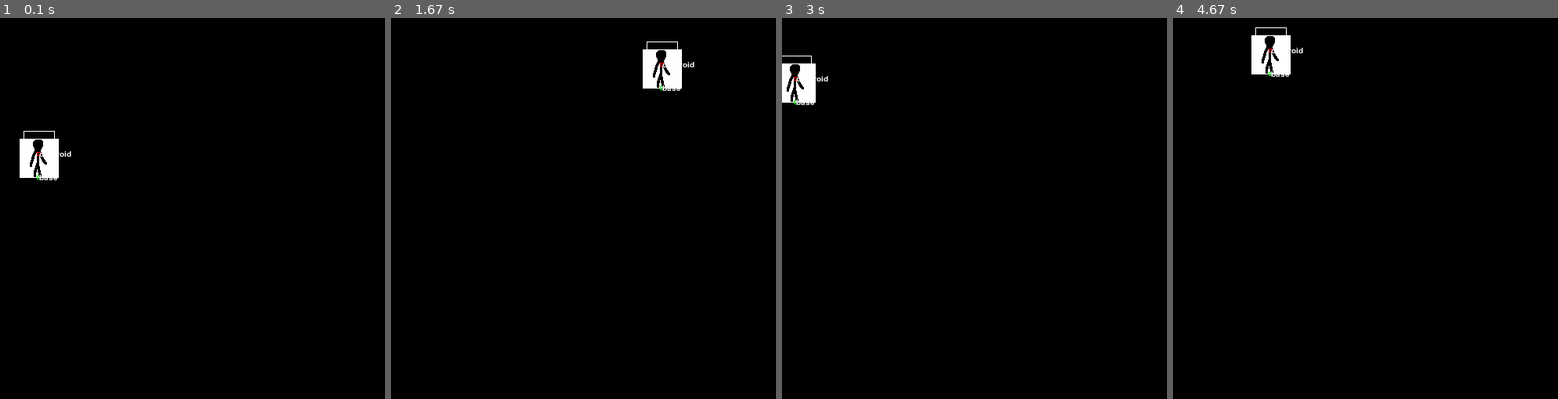
Above: before the commit, frames 1-4 (left to right).
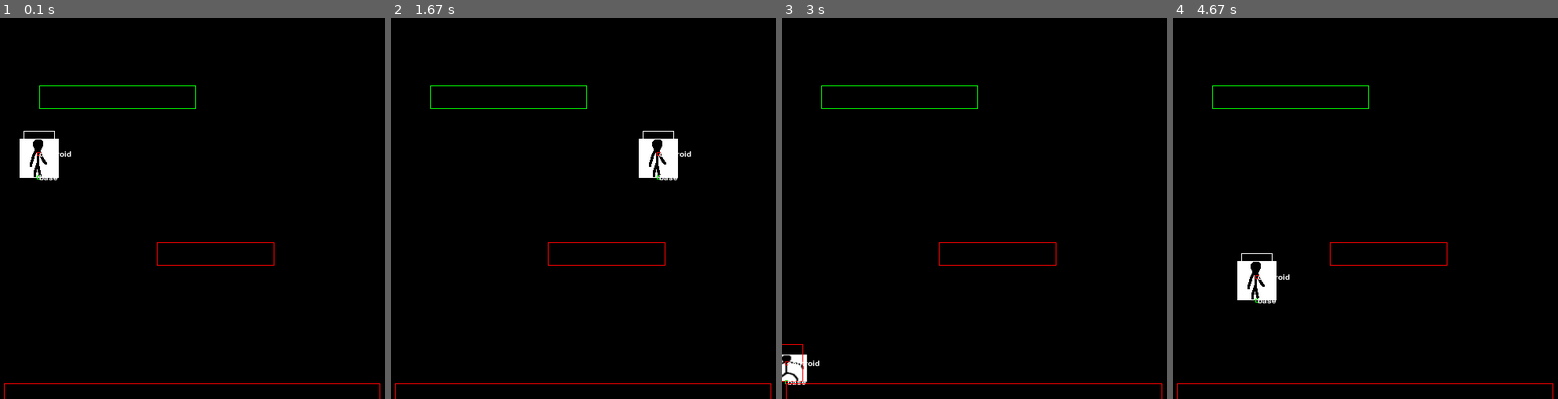
Above: after the commit, the same moments.

Repository: binnev/pygame_sandbox
Game: pygame game, started from tutorial/sandbox.py
Two runs of this game, one before a commit and one after it. Both use one fixed random seed, a clock stepped at 60 frames per second and the inputs below.
Inputs:
- Up to frame 1 (0.1 s): no input
- Up to frame 2 (1.67 s): tap Space at 0.33, 0.73, 1.03, 1.23, 1.53 s; hold Right 0.67-1.13 s; hold Right 1.17-1.63 s
- Up to frame 3 (3 s): hold Left 1.67-2.2 s; tap Space at 1.73, 2.03, 2.3, 2.63, 2.93 s; hold Down 2.23-2.53 s; hold Left 2.57-2.97 s
- Up to frame 4 (4.67 s): hold Right 3-3.63 s; tap Space at 3.07, 3.37, 3.73, 4.13, 4.43, 4.63 s; hold Down 3.67-4.03 s; hold Left 4.07-4.53 s; hold Right from 4.57 s (still down)

The runs differ from the first frame. In frame 1, 0.6% of the frame differs, in the area x 1-99%, y 17-100%; in frame 2, 2.5%; in frame 3, 1.8%; in frame 4, 2.5%, in the area x 1-99%, y 2-100%.

Commit message:
Platforms implemented.

Diff:
--- a/tutorial/conf.py
+++ b/tutorial/conf.py
@@ -2,7 +2,6 @@
 
 SCREEN_WIDTH = 500
 SCREEN_HEIGHT = 500
-FLOOR_HEIGHT = 500
 
 # key mapping
 class Keys:
--- a/tutorial/objects.py
+++ b/tutorial/objects.py
@@ -3,7 +3,7 @@
 import pygame
 
 from tutorial import states
-from tutorial.conf import SCREEN_WIDTH, SCREEN_HEIGHT, FLOOR_HEIGHT, Keys
+from tutorial.conf import SCREEN_WIDTH, SCREEN_HEIGHT, Keys
 """
 Try shapely: https://shapely.readthedocs.io/en/latest/manual.html
 For intersections of hitboxes, hurtboxes, etc
@@ -65,14 +65,18 @@
 Point = namedtuple("Point", ["x", "y"])
 
 
-class Platform:
-
-    def __init__(self, width, height, can_fall_through, rect):
+class Platform(pygame.Rect):
+
+    def __init__(self, *args, can_fall_through=True, **kwargs):
+        super().__init__(*args, **kwargs)
         self.can_fall_through = can_fall_through
-        self.rect = rect
 
     def draw(self, window):
-        pygame.draw.rect(window, self.color, self.rect, 1)
+        pygame.draw.rect(window, self.color, self, 1)
+
+    @property
+    def color(self):
+        return (0, 255, 0) if self.can_fall_through else (255, 0, 0)
 
 
 class Thing:
@@ -86,7 +90,8 @@
     fall_acceleration = 2
     _fall_speed = 5
     fastfall_multiplier = 2.5
-    jump_power = 40
+    aerial_jumps = 2
+    jump_power = 20
     jumpsquat_frames = 4
     _friction = 0.1
     air_resistance = 0.05
@@ -112,8 +117,10 @@
     fastfall = None
     frames_elapsed = None
     jumpsquat_frames_elapsed = None
-
-    def __init__(self, x, y, height, width, u=None, v=None):
+    aerial_jumps_used = 0
+
+    def __init__(self, x, y, height, width, level, u=None, v=None):
+        self.level = level
         self.x = x
         self.y = y
         self.u = u if u else 0
@@ -167,15 +174,18 @@
         return self._height
 
     def update(self, keys, window):
-        self.handle_state(keys)  # respond to keypresses first
+        # todo: implement a state watcher that automatically resets frames_elapsed to zero
+        #  when object changes state.
+        self.keys = keys
+        self.handle_state()  # respond to keypresses first
         self.handle_physics()
         self.enforce_screen_limits()
         self.debug_print()
         self.draw(window)
 
-    def handle_state(self, keys):
+    def handle_state(self):
         func = self.state_lookup[self.state]
-        func(keys)
+        func()
 
     def handle_physics(self):
         # update position
@@ -201,6 +211,7 @@
         if self.y > SCREEN_HEIGHT:
             self.y = SCREEN_HEIGHT
             self.v = 0
+            self.state = states.STAND
 
     def debug_print(self):
         print(
@@ -212,6 +223,7 @@
             f"u = {self.u:.2f},",
             f"v = {self.v:.2f},",
             f"friction = {self.friction:.2f},",
+            f"aerial_jumps_used = {self.aerial_jumps_used}",
             f"jumpsquat_frames_elapsed = {self.jumpsquat_frames_elapsed}",
             f"frames_elapsed = {self.frames_elapsed}",
         )
@@ -266,25 +278,43 @@
 
     @property
     def airborne(self):
-        # todo: make this check for contact with all platforms
-        return self.base.y < FLOOR_HEIGHT
+        # todo: optimise this logic
+        # todo: add in clause to only land on platforms when moving downwards
+        # todo: prevent clipping through solid platforms. Should go somewhere else really.
+        for platform in self.level.platforms:
+            # is self within the horizontal bounds of the platform
+            # and is self.base.y within a few pixels of the top of the platform?
+            # then we're standing on the platform.
+            if (platform.left <= self.x <= platform.right
+                and platform.top -3 <= self.base.y <= platform.top + 3
+                and self.v >= 0  # moving downwards
+            ):
+                # if the platform is drop-through-able and the down key is pressed
+                if platform.can_fall_through and self.keys[Keys.DOWN]:
+                    return True
+                else:
+                    self.aerial_jumps_used = 0  # reset double jump counter
+                    return False
+        return True
 
     # ========================= state functions ================================
 
-    def state_stand(self, keys):
-        if keys[Keys.JUMP]:  # enter jumpsquat
+    def state_stand(self):
+        if self.keys[Keys.JUMP]:  # enter jumpsquat
             self.enter_jumpsquat()
-        if keys[Keys.DOWN]:  # enter squat
+        if self.keys[Keys.DOWN]:  # enter squat
             self.state = states.SQUAT
-        if keys[Keys.LEFT] or keys[Keys.RIGHT]:
+        if self.keys[Keys.LEFT] or self.keys[Keys.RIGHT]:
             self.state = states.RUN
             self.frames_elapsed = 0
+        if self.airborne:  # e.g. by walking off the edge of a platform
+            self.state = states.FALL
 
     def enter_jumpsquat(self):
         self.state = states.JUMPSQUAT
         self.jumpsquat_frames_elapsed = 0
 
-    def state_jumpsquat(self, keys):
+    def state_jumpsquat(self):
         self.jumpsquat_frames_elapsed += 1
         # if end of jumpsquat reached, begin jump
         if self.jumpsquat_frames_elapsed == self.jumpsquat_frames:
@@ -296,8 +326,9 @@
         self.v = -self.jump_power
         self.state = states.FALL
         self.fastfall = False
-
-    def state_fall(self, keys):
+        self.frames_elapsed = 0
+
+    def state_fall(self):
         # update vertical position
         # if moving downwards faster than fall speed
         if self.v > 0 and abs(self.v) > self.fall_speed:
@@ -306,15 +337,22 @@
             self.v += self.fall_acceleration
 
         # update horizontal position
-        if keys[Keys.LEFT]:
+        if self.keys[Keys.LEFT]:
             self.u -= self.air_acceleration
-        if keys[Keys.RIGHT]:
+        if self.keys[Keys.RIGHT]:
             self.u += self.air_acceleration
         if abs(self.u) > self.air_speed:
             self.u = sign(self.u) * self.air_speed
 
+        # double-jump todo: time limit on repeated double jumps
+        if (self.keys[Keys.JUMP] and
+                self.aerial_jumps_used < self.aerial_jumps and
+                self.frames_elapsed > 10):  # fixme don't hard-code this stuff
+            self.enter_jump()
+            self.aerial_jumps_used += 1
+
         # fastfall if moving downwards
-        if keys[Keys.DOWN] and self.v > 0:
+        if self.keys[Keys.DOWN] and self.v > 0:
             self.fastfall = True
             self.v = self.fall_speed
 
@@ -322,25 +360,27 @@
             self.state = states.STAND
             self.v = 0
 
-    def state_squat(self, keys):
-        if keys[Keys.JUMP]:
+        self.frames_elapsed += 1
+
+    def state_squat(self):
+        if self.keys[Keys.JUMP]:
             self.enter_jumpsquat()
         # if squat key released, exit squat state
-        if not keys[Keys.DOWN]:
+        if not self.keys[Keys.DOWN]:
             self.state = states.STAND
 
-    def state_run(self, keys):
-        if not keys[Keys.LEFT] and not keys[Keys.RIGHT]:
+    def state_run(self):
+        if not self.keys[Keys.LEFT] and not self.keys[Keys.RIGHT]:
             self.state = states.STAND
-        if keys[Keys.LEFT]:
+        if self.keys[Keys.LEFT]:
             self.u -= self.ground_acceleration
-        if keys[Keys.RIGHT]:
+        if self.keys[Keys.RIGHT]:
             self.u += self.ground_acceleration
         if abs(self.u) > self.ground_speed:  # enforce run speed
             self.u = sign(self.u) * self.ground_speed
-        if keys[Keys.JUMP]:
+        if self.keys[Keys.JUMP]:
             self.enter_jumpsquat()
-        if keys[Keys.DOWN]:
+        if self.keys[Keys.DOWN]:
             self.state = states.SQUAT
 
         self.frames_elapsed += 1  # animate sprite
--- a/tutorial/sandbox.py
+++ b/tutorial/sandbox.py
@@ -1,7 +1,7 @@
 import pygame
 
 from tutorial.conf import SCREEN_WIDTH, SCREEN_HEIGHT
-from tutorial.objects import Thing
+from tutorial.objects import Thing, Platform
 
 pygame.init()
 
@@ -9,7 +9,16 @@
 window = pygame.display.set_mode((SCREEN_WIDTH, SCREEN_HEIGHT))
 pygame.display.set_caption("Hello World")
 
-thing = Thing(x=50, y=200, width=40, height=60)
+class Level:
+    pass
+
+level = Level()
+level.platforms = [
+    Platform([50, 100, 200, 30], can_fall_through=True),
+    Platform([200, 300, 150, 30], can_fall_through=False),
+    Platform([5, 480, 480, 30], can_fall_through=False),
+]
+thing = Thing(x=50, y=200, width=40, height=60, level=level)
 
 run = True
 while run:
@@ -28,6 +37,8 @@
 
     window.fill((0, 0, 0))
     thing.update(keys, window)
+    for platform in level.platforms:
+        platform.draw(window)
     pygame.display.update()
 
 pygame.quit()
